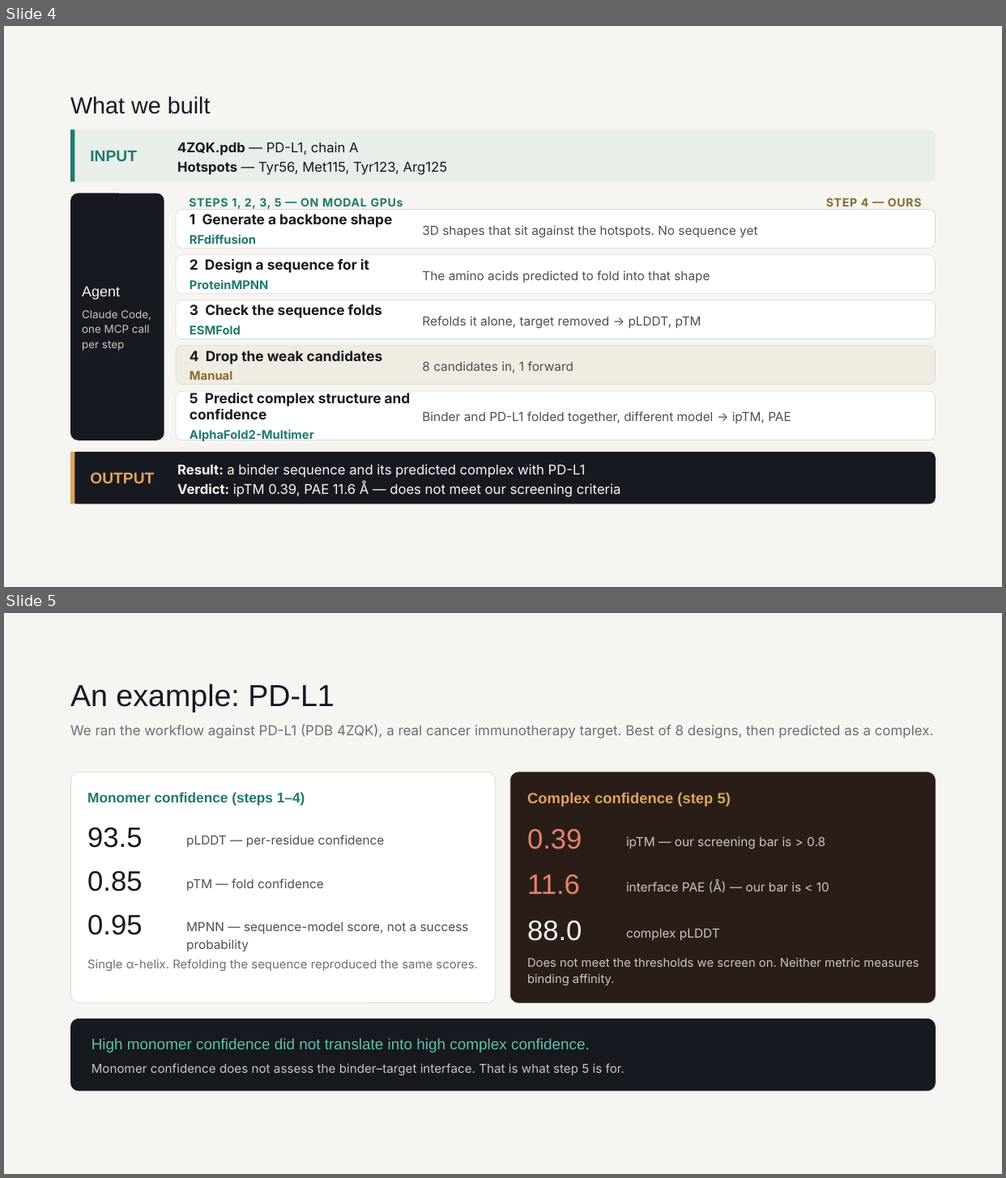
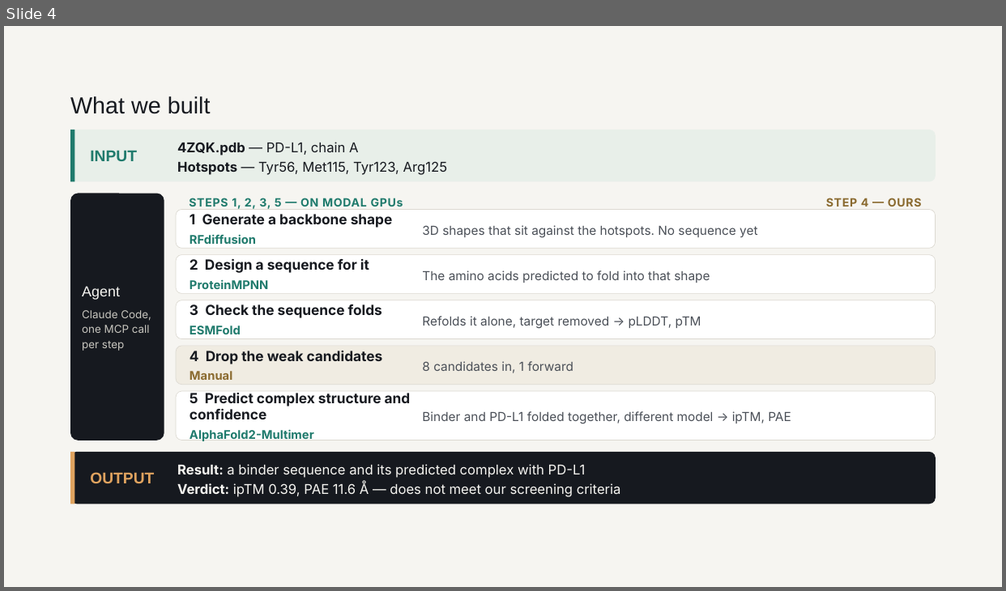
Before and after one commit to colehurwitz/binder-design-agent, a slide deck: Binder Design Agent.pptx. Shown one above the other, each under a label of ours: slides 4 and 5 before the commit, slide 4 after it. The pictures are 1006x1178 and 1006x591 pixels, drawn with LibreOffice and Linux fonts; fonts in the diff are those of the drawing. Boxes give left, top, right and bottom in pixels: in the first picture for what was removed or moved away, otherwise in the second. Text is boxed around its words. In the diff, an @@ line names an element or a change of style, - is before the commit and + after.

```diff
--- a/Binder Design Agent.pptx
+++ b/Binder Design Agent.pptx
@@ slide 5 removed at <box>4,613,1002,1174</box>, background #F6F5F1 @@
@@ text removed at <box>70,683,334,713</box> @@
-An example: PD-L1
@@ text removed at <box>70,724,934,739</box> @@
-We ran the workflow against PD-L1 (PDB 4ZQK), a real cancer immunotherapy target. Best of 8 designs, then predicted as a complex.
@@ rounded rectangle removed at <box>70,773,495,1003</box> @@
@@ rounded rectangle removed at <box>511,773,936,1003</box> @@
@@ text removed at <box>87,792,305,806</box> @@
-Monomer confidence (steps 1–4)
@@ text removed at <box>527,792,731,807</box> @@
-Complex confidence (step 5)
@@ text removed at <box>87,827,142,848</box> @@
-93.5
@@ text removed at <box>527,829,582,850</box> @@
-0.39
@@ text removed at <box>186,835,385,847</box> @@
-pLDDT — per-residue confidence
@@ text removed at <box>626,837,825,850</box> @@
-ipTM — our screening bar is > 0.8
@@ text removed at <box>87,871,142,892</box> @@
-0.85
@@ text removed at <box>186,879,324,891</box> @@
-pTM — fold confidence
@@ text removed at <box>527,875,580,895</box> @@
-11.6
@@ text removed at <box>626,881,829,893</box> @@
-interface PAE (Å) — our bar is < 10
@@ text removed at <box>87,914,142,935</box> @@
-0.95
@@ text removed at <box>186,922,469,952</box> @@
-MPNN — sequence-model score, not a success probability
@@ text removed at <box>527,921,582,941</box> @@
-88.0
@@ text removed at <box>626,929,720,940</box> @@
-complex pLDDT
@@ text removed at <box>87,959,478,971</box> @@
-Single α-helix. Refolding the sequence reproduced the same scores.
@@ text removed at <box>527,958,918,986</box> @@
-Does not meet the thresholds we screen on. Neither metric measures binding affinity.
@@ rounded rectangle removed at <box>70,1019,936,1092</box> @@
@@ text removed at <box>91,1038,590,1053</box> @@
-High monomer confidence did not translate into high complex confidence.
@@ text removed at <box>91,1063,624,1076</box> @@
-Monomer confidence does not assess the binder–target interface. That is what step 5 is for.
```
Also in this commit, not shown: 1 slide changed, 4 slides added, 2 other slides removed, 7 other files.
